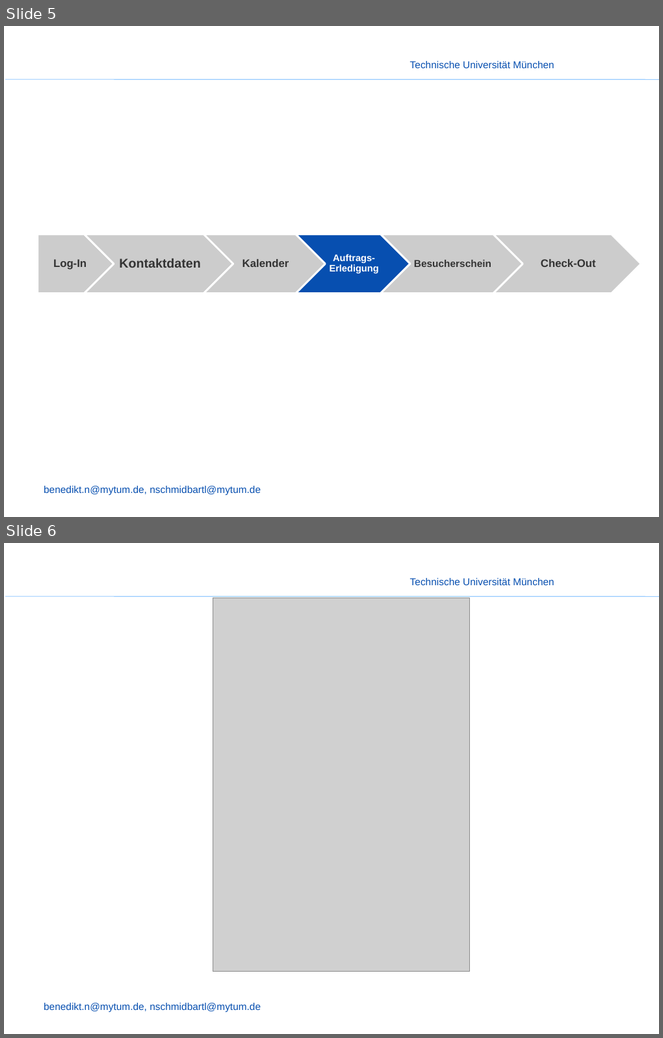
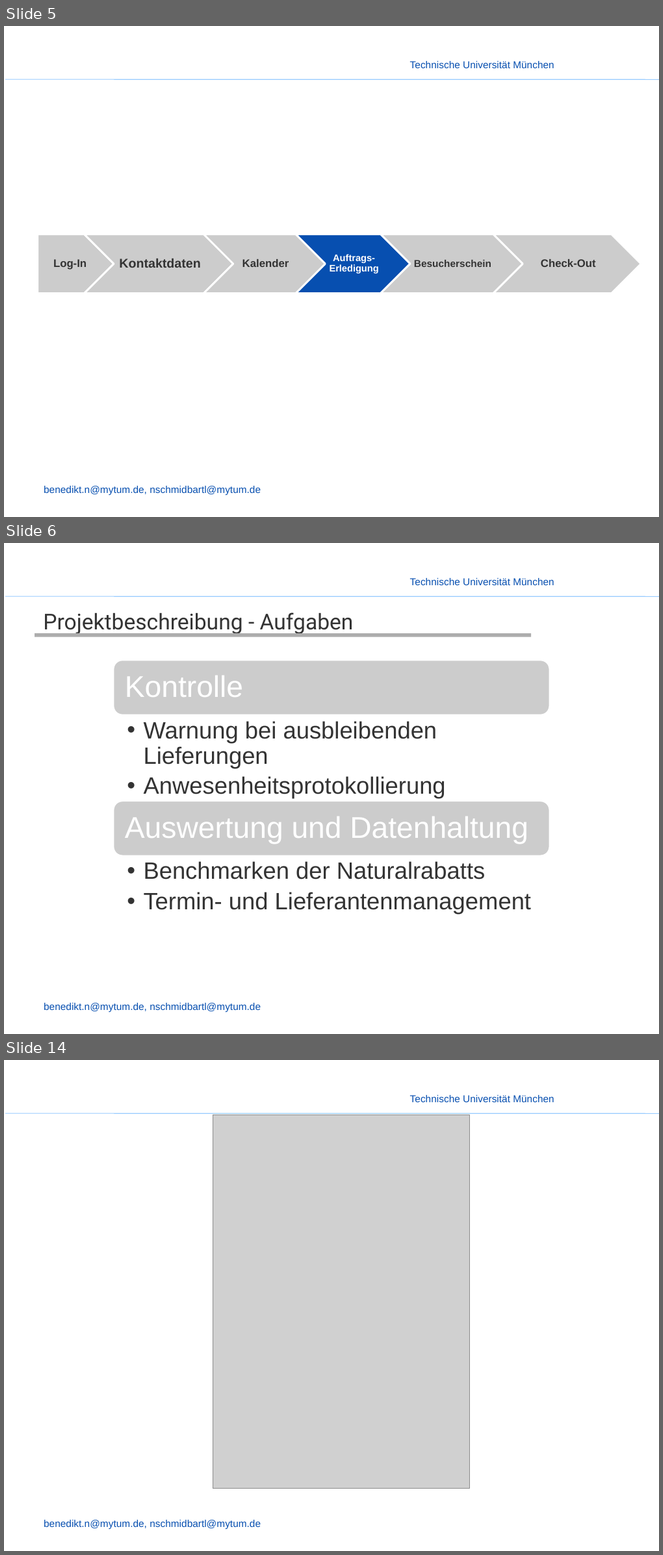
Before and after one commit to enjayes/logistikapp, a slide deck: Präsentation/Presentation - Nobbi.pptx. Shown one above the other, each under a label of ours: slides 5 and 6 before the commit, slides 5, 6 and 14 after it; the slides between them are not shown. The pictures are 663x1038 and 663x1555 pixels, drawn with LibreOffice and Linux fonts; fonts in the diff are those of the drawing; grey boxes stand for pictures; background and template pictures are left out. Boxes give left, top, right and bottom in pixels: in the first picture for what was removed or moved away, otherwise in the second. Text is boxed around its words. In the diff, an @@ line names an element or a change of style, - is before the commit and + after.

```diff
--- a/Präsentation/Presentation - Nobbi.pptx
+++ b/Präsentation/Presentation - Nobbi.pptx
@@ slide 6 added at [4,543,659,1034], background picture (left out); not listed: 3 template elements that a slide beside it also shows @@
@@ title added at [43,613,354,635], 24 pt, text #333333 @@
+Projektbeschreibung - Aufgaben
@@ line added from (35, 635) to (531, 635), #ADADAD 4 pt @@
@@ group added at [113,659,551,915]: 4 texts, 2 rounded rectangles @@
+Kontrolle
+  •• Warnung bei ausbleibenden Lieferungen
+  •• Anwesenheitsprotokollierung
+Auswertung und Datenhaltung
+  •• Benchmarken der Naturalrabatts
+  •• Termin- und Lieferantenmanagement
@@ what was slide 6 is now slide 14 @@
```
Also in this commit, not shown: 3 slides changed, 5 other slides added, 2 slides removed.
